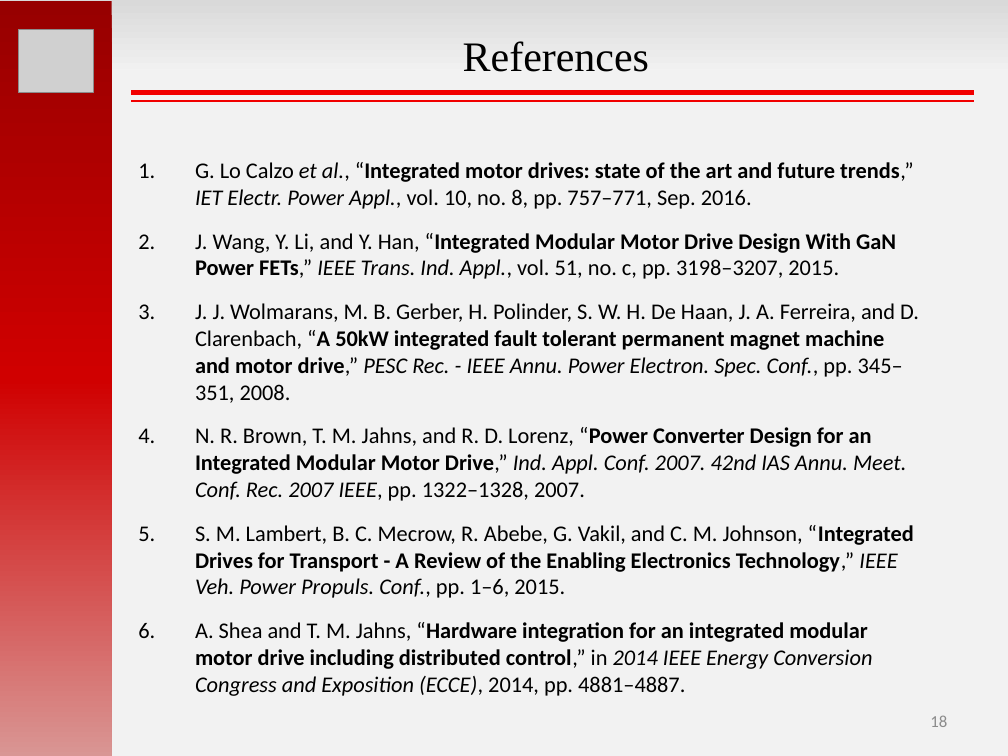
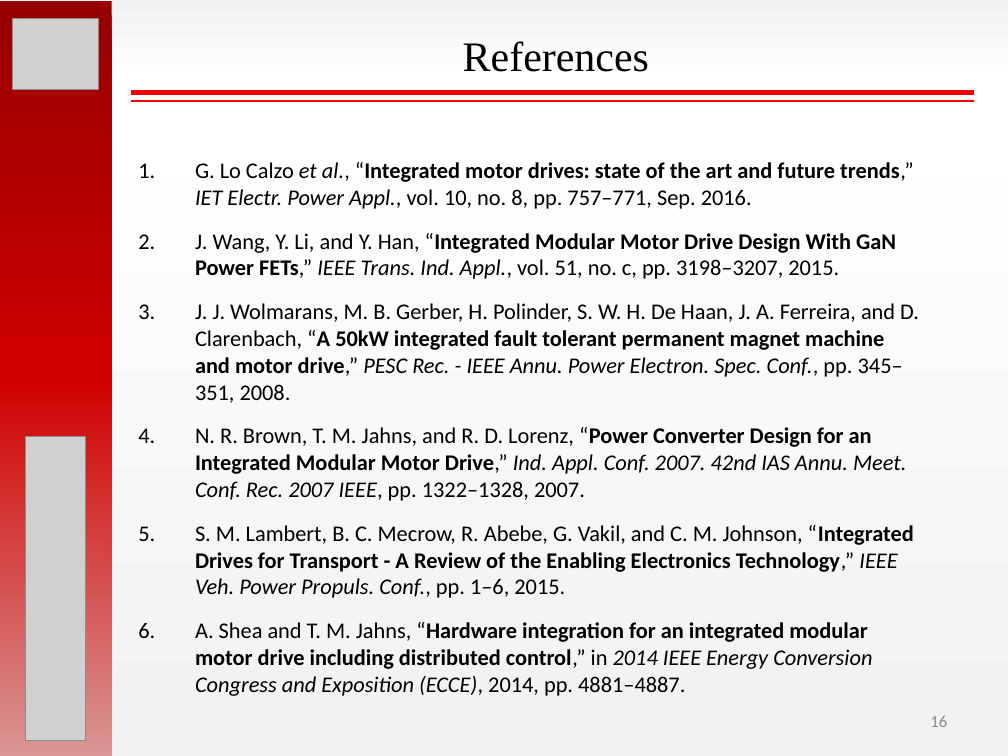
Before and after one commit to hakanpolat/IMMD, a slide deck: slide 16 of ISIE 2017/sunum/ISIE2017_OralPres_Mesut_Uğur.pptx (slide 18 before the commit). Drawn at 1008x756 pixels with LibreOffice and Linux fonts; fonts in the diff are those of the drawing; grey boxes stand for pictures. Boxes give left, top, right and bottom in pixels: in the first picture for what was removed or moved away, otherwise in the second. Text is boxed around its words. In the diff, an @@ line names an element or a change of style, - is before the commit and + after.

```diff
--- a/ISIE 2017/sunum/ISIE2017_OralPres_Mesut_Uğur.pptx
+++ b/ISIE 2017/sunum/ISIE2017_OralPres_Mesut_Uğur.pptx
@@ background gradient #D9D9D9 to #F2F2F2 to gradient #F2F2F2 to #FFFFFF @@
@@ picture: place and size @@
-picture at <box>18,29,94,92</box>
+picture at <box>13,18,99,90</box>
@@ picture added at <box>25,436,86,741</box> @@
@@ page number at <box>930,716,947,727</box>: text changed @@
-18
+16
```
Also in this commit, not shown: 14 other slides changed, 2 slides added, 5 slides removed.
